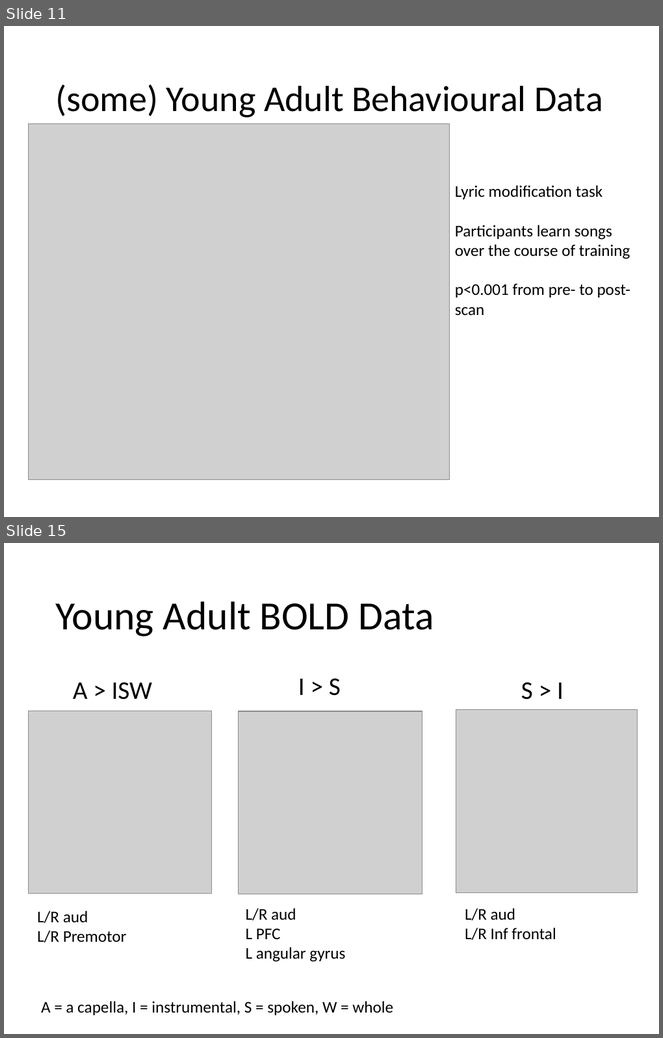
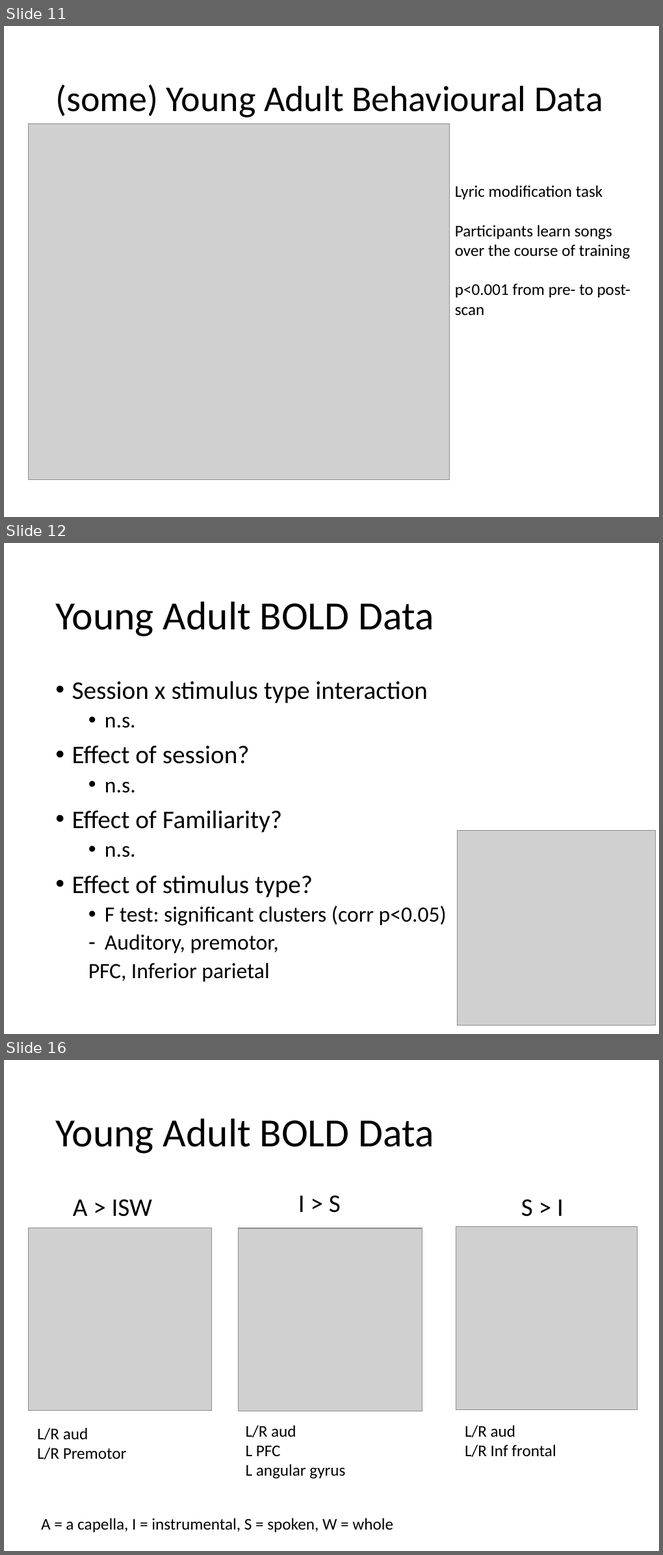
Before and after one commit to asternin/PhDProject, a slide deck: Meetings/2019.06.04-CommitteeMeeting.pptx. Shown one above the other, each under a label of ours: slides 11 and 15 before the commit, slides 11, 12 and 16 after it; the slides between them are not shown. The pictures are 663x1038 and 663x1555 pixels, drawn with LibreOffice and Linux fonts; fonts in the diff are those of the drawing; grey boxes stand for pictures. Boxes give left, top, right and bottom in pixels: in the first picture for what was removed or moved away, otherwise in the second. Text is boxed around its words. In the diff, an @@ line names an element or a change of style, - is before the commit and + after.

```diff
--- a/Meetings/2019.06.04-CommitteeMeeting.pptx
+++ b/Meetings/2019.06.04-CommitteeMeeting.pptx
@@ slide 12 added at [4,543,659,1034], background #FFFFFF @@
@@ title added at [55,601,434,637], 44 pt, text #000000 @@
+Young Adult BOLD Data
@@ text added at [72,681,447,982], 28 pt, text #000000 @@
+• Session x stimulus type interaction
+  • n.s.
+• Effect of session?
+  • n.s.
+• Effect of Familiarity?
+  • n.s.
+• Effect of stimulus type?
+  • F test: significant clusters (corr p<0.05)
+  – Auditory, premotor,
+  PFC, Inferior parietal
@@ picture added at [458,831,655,1026] @@
@@ what was slide 15 is now slide 16 @@
```
Also in this commit, not shown: 9 slides changed.
